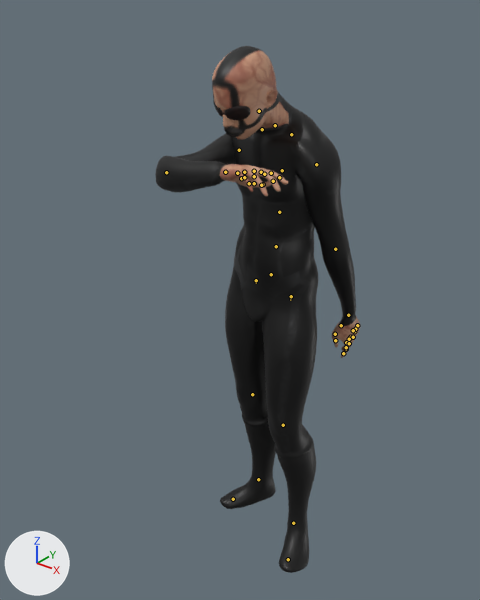
Two versions of the FBX model Holo-agent/Holo-agent/Content/Models/new/HD/BONE_RECORDING_STANDING.FBX, one commit apart.
Camera for both pictures: a 50 mm lens placed at (86.5, -122.2, 141.6), pointed at (-4.7, -8.2, 71.0). Lighting does not change. The marker at lower left points along +X, +Y and +Z. Both versions are drawn at frame 16 of the action 'Take 001'; the numbers are the values there. The bones that bend it are drawn over the model as lines.

Objects in the first picture: 'ziomeczek001'.
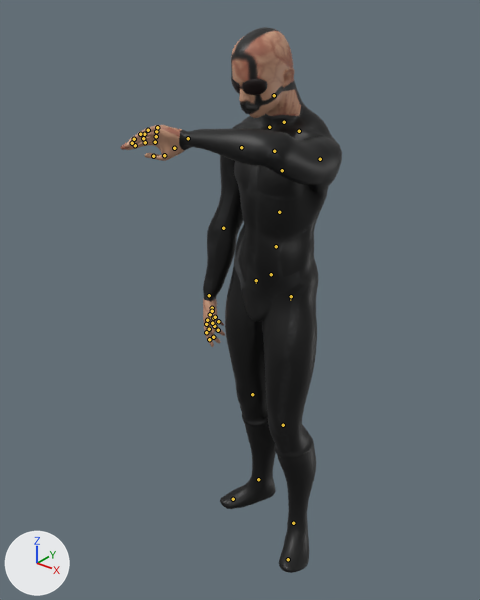
What the commit changed:
Bone 'bone13' (bone_bone13) turns from (18, 0, 0) to (1, 0, 2) degrees about its own x, y and z.
Bone 'bone38' (bone_bone38) turns from (22, -2, -5) to (12, 0, 0) degrees about its own x, y and z.
Bone 'bone39' (bone_bone39) turns from (-8, 1, 0) to (10, 0, -1) degrees about its own x, y and z.
Bone 'bone15' (bone_bone15) turns from (61, 11, 15) to (-24, 19, 63) degrees about its own x, y and z.
Bone 'bone16' (bone_bone16) turns from (1, 0, -29) to (58, 7, 62) degrees about its own x, y and z.
Bone 'bone41' (bone_bone41) turns from (17, -6, -13) to (16, -6, -13) degrees about its own x, y and z.
Bone 'bone42' (bone_bone42) turns from (-18, -1, -79) to (52, -19, -23) degrees about its own x, y and z.
Bone 'bone43' (bone_bone43) turns from (75, 12, -35) to (6, 1, 26) degrees about its own x, y and z.
Bone 'bone44' (bone_bone44) turns from (-25, -73, 11) to (-42, -71, 37) degrees about its own x, y and z.

Boxes (x1, y1, x2, y2) around the edits, measured in the pictures (480 x 600 px):
'ziomeczek001', posed (8% wider)
    before: (155, 46, 360, 573)
    after: (120, 27, 342, 573)
bone 'bone38', root to tip
    before: (275, 125) to (274, 125)
    after: (284, 122) to (283, 121)
bone 'bone39', root to tip
    before: (259, 111) to (259, 110)
    after: (274, 95) to (274, 94)
bone 'bone15', root to tip
    before: (316, 164) to (317, 166)
    after: (320, 159) to (319, 159)
bone 'bone16', root to tip
    before: (335, 249) to (336, 250)
    after: (274, 151) to (272, 151)
bone 'bone41', root to tip
    before: (262, 129) to (261, 130)
    after: (269, 127) to (268, 127)
bone 'bone42', root to tip
    before: (239, 150) to (237, 150)
    after: (241, 147) to (241, 150)
bone 'bone43', root to tip
    before: (166, 172) to (167, 172)
    after: (223, 228) to (223, 230)
bone 'bone44', root to tip
    before: (225, 172) to (226, 172)
    after: (209, 295) to (209, 296)
